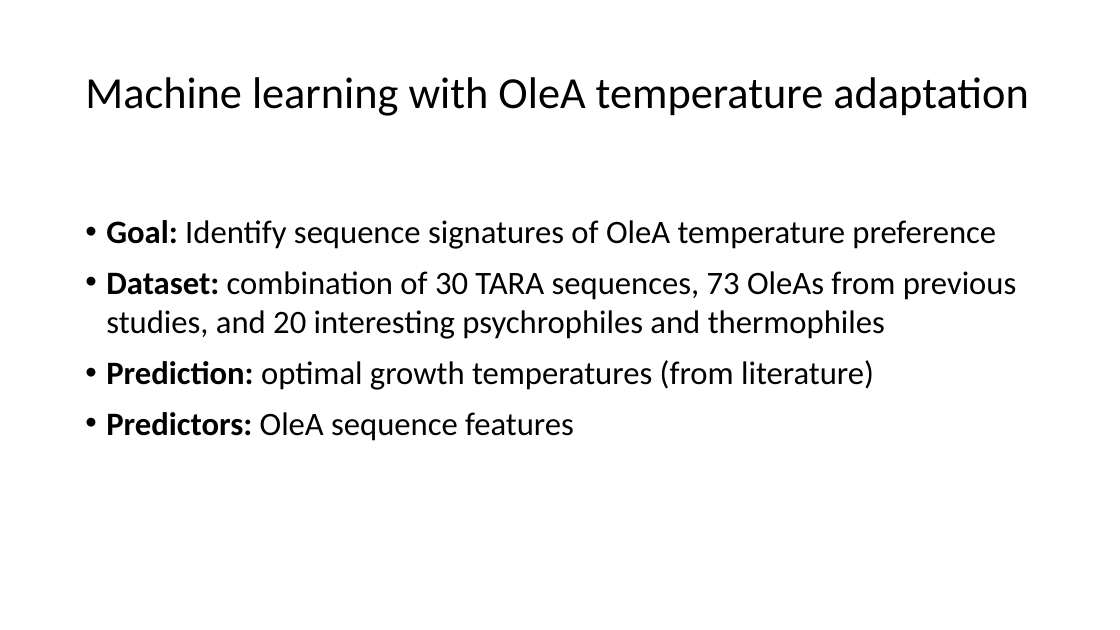
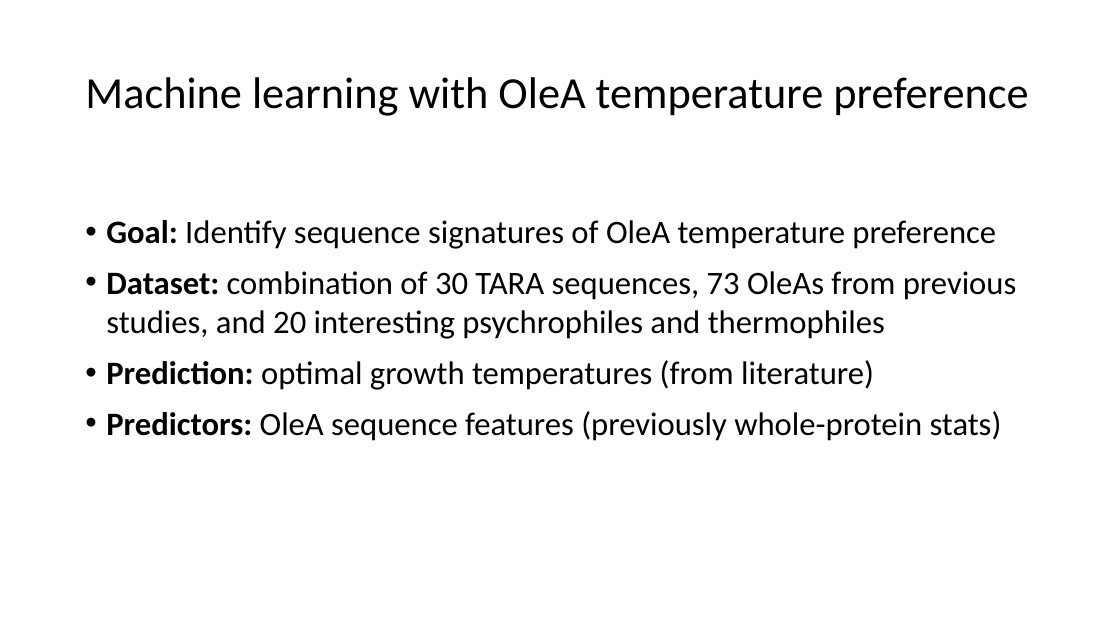
Before and after one commit to serina-robinson/TARA-thiolases, a slide deck: slide 2 of slides/072820 Lab meeting.pptx. Drawn at 1120x630 pixels with LibreOffice and Linux fonts; fonts in the diff are those of the drawing. Boxes give left, top, right and bottom in pixels: in the first picture for what was removed or moved away, otherwise in the second. Text is boxed around its words. In the diff, an @@ line names an element or a change of style, - is before the commit and + after.

```diff
--- a/slides/072820 Lab meeting.pptx
+++ b/slides/072820 Lab meeting.pptx
@@ title at (x1=85, y1=77, x2=1028, y2=116): text changed @@
-Machine learning with OleA temperature adaptation
+Machine learning with OleA temperature preference
@@ text at (x1=106, y1=411, x2=1002, y2=441): text changed @@
-• Predictors: OleA sequence features
+• Predictors: OleA sequence features (previously whole-protein stats)
```
Also in this commit, not shown: 1 other slide changed, 22 other files.
